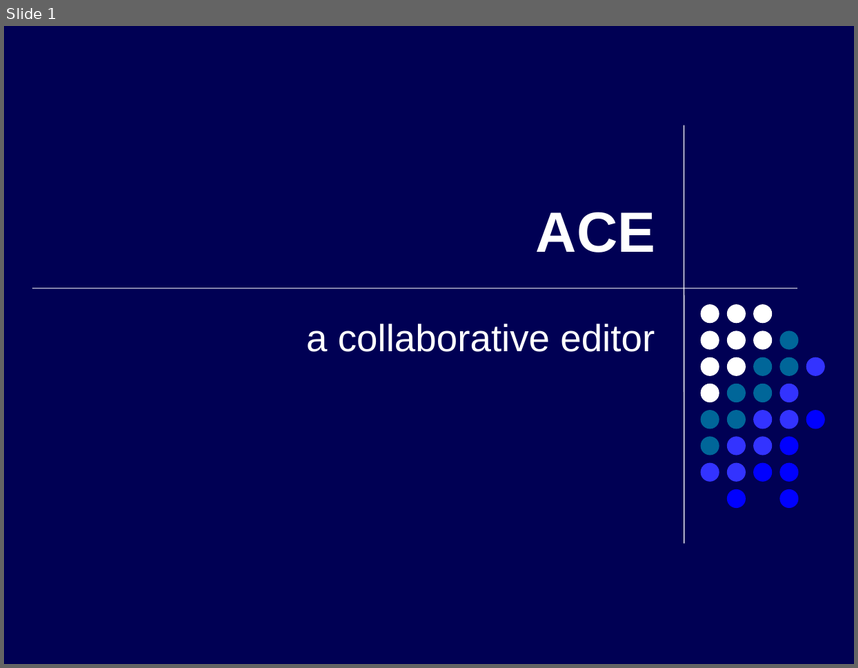
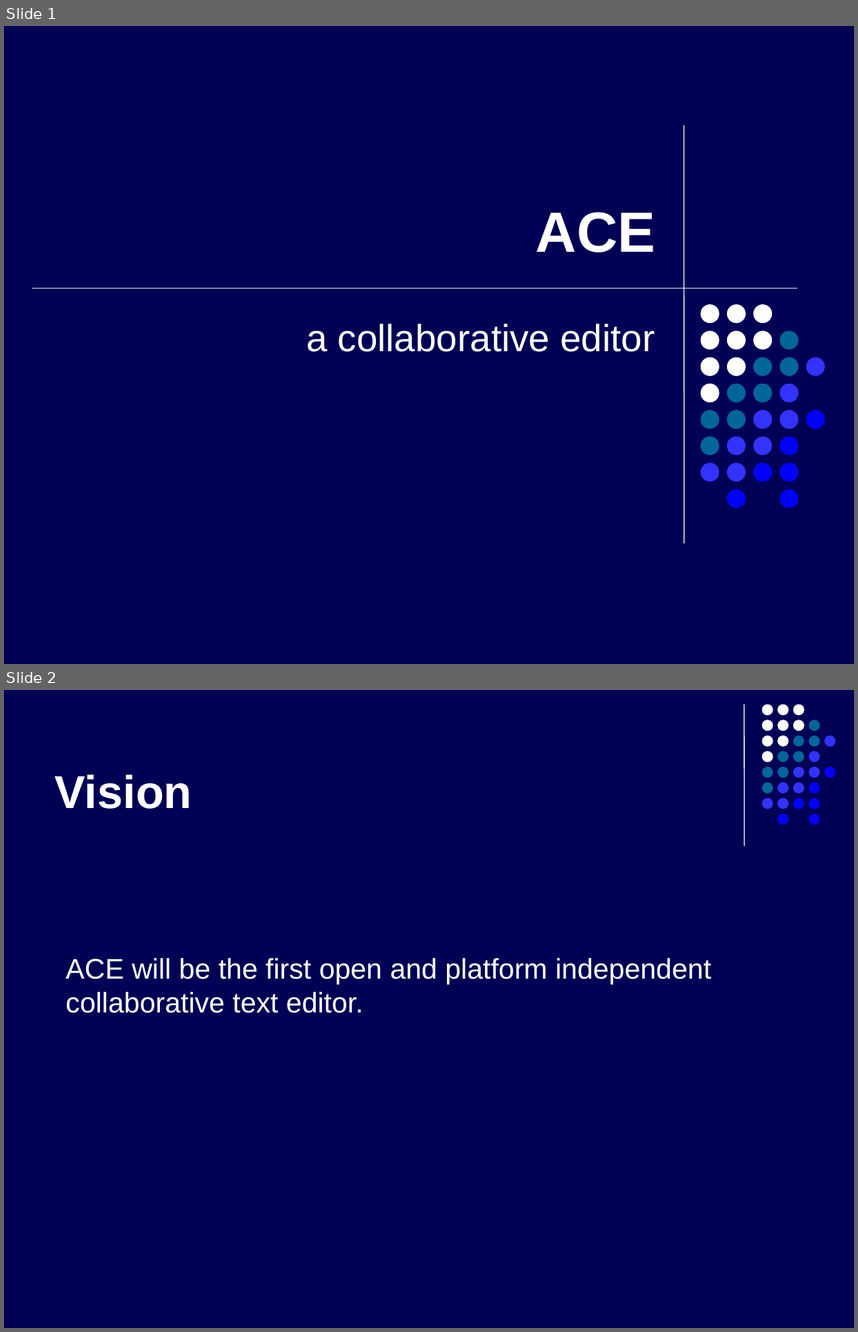
Before and after one commit to kyanha/ace, a slide deck: ace/trunk/doc/presentation/presentation.ppt. Shown one above the other, each under a label of ours: slide 1 before the commit, slides 1 and 2 after it. The pictures are 858x668 and 858x1332 pixels, drawn with LibreOffice and Linux fonts; fonts in the diff are those of the drawing. Boxes give left, top, right and bottom in pixels: in the first picture for what was removed or moved away, otherwise in the second. Text is boxed around its words. In the diff, an @@ line names an element or a change of style, - is before the commit and + after.

```diff
--- a/ace/trunk/doc/presentation/presentation.ppt
+++ b/ace/trunk/doc/presentation/presentation.ppt
@@ slide 2 added at [4, 690, 854, 1328], background #000054 @@
@@ line added from (744, 704) to (744, 845), #FFFFFF 0.74 pt @@
@@ title added at [55, 774, 192, 809], 39 pt, text #FFFFFF, bold @@
+Vision
@@ group added at [762, 704, 835, 825]: 31 ellipses @@
@@ text added at [65, 958, 711, 1013], 24 pt, text #FFFFFF @@
+ACE will be the first open and platform independent collaborative text editor.
```
Also in this commit, not shown: 3 other slides added, 1 slide removed.
